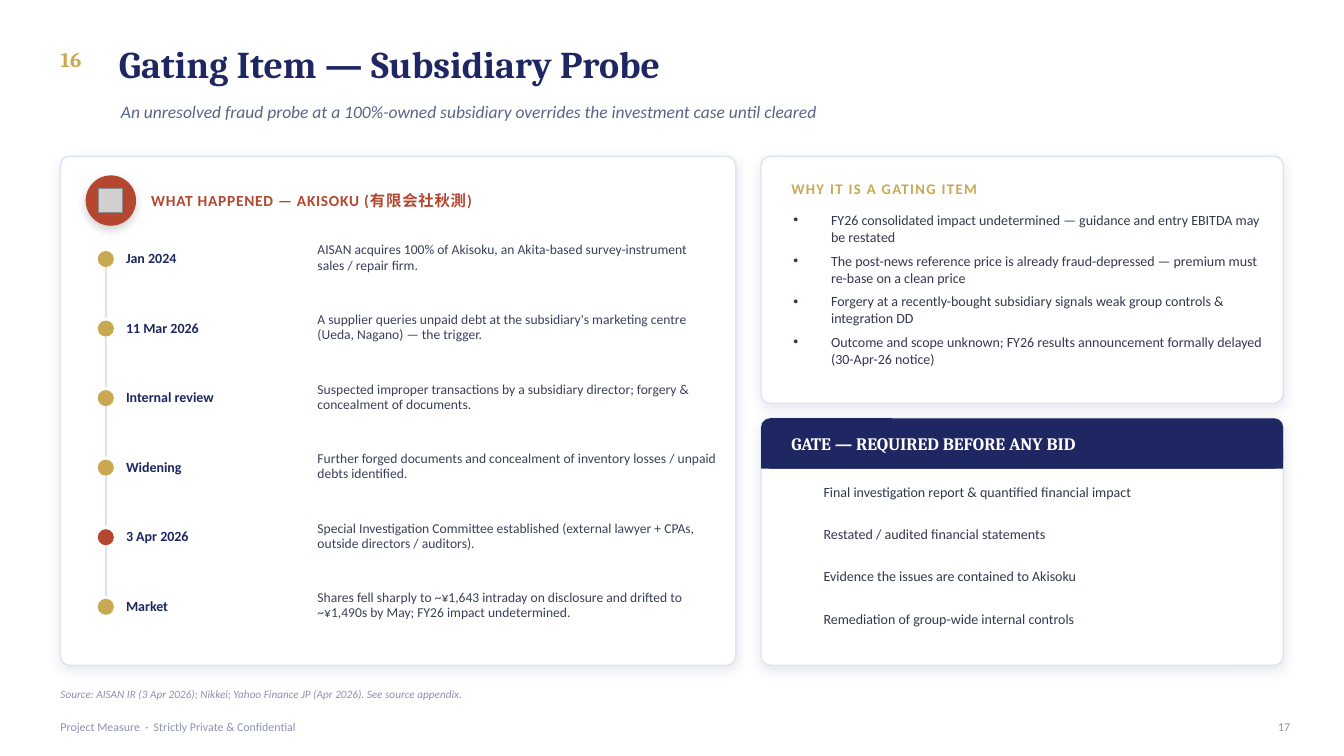
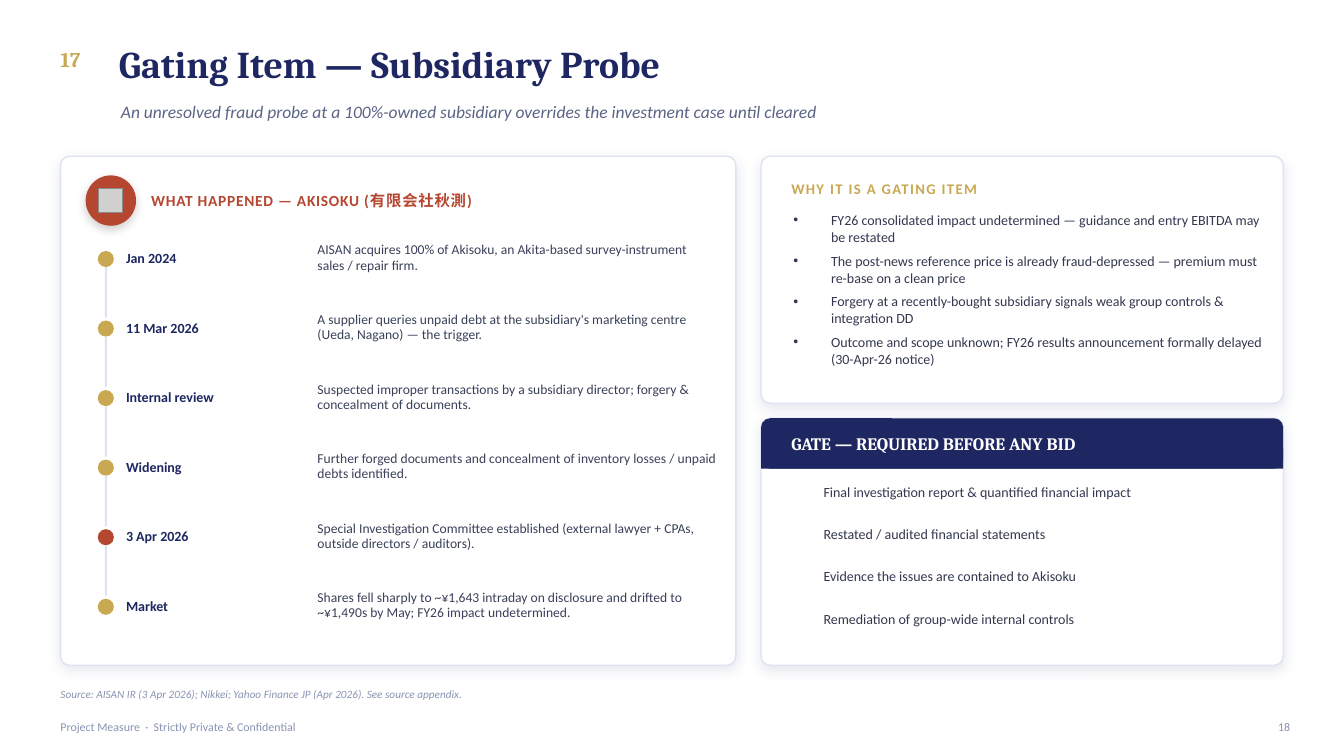
Before and after one commit to ankimo1210/projects, a slide deck: slide 18 of aisan_lbo_case/docs/AISAN_4667_Take_Private_Case_Study.pptx (slide 17 before the commit). Drawn at 1344x756 pixels with LibreOffice and Linux fonts; fonts in the diff are those of the drawing; grey boxes stand for pictures; background and template pictures are left out. Boxes give left, top, right and bottom in pixels: in the first picture for what was removed or moved away, otherwise in the second. Text is boxed around its words. In the diff, an @@ line names an element or a change of style, - is before the commit and + after.

```diff
--- a/aisan_lbo_case/docs/AISAN_4667_Take_Private_Case_Study.pptx
+++ b/aisan_lbo_case/docs/AISAN_4667_Take_Private_Case_Study.pptx
@@ text at [60, 53, 80, 67]: text changed @@
-16
+17
@@ text at [1278, 723, 1290, 731]: text changed @@
-17
+18
```
Also in this commit, not shown: 8 other slides changed, 1 slide added, 4 other files.
